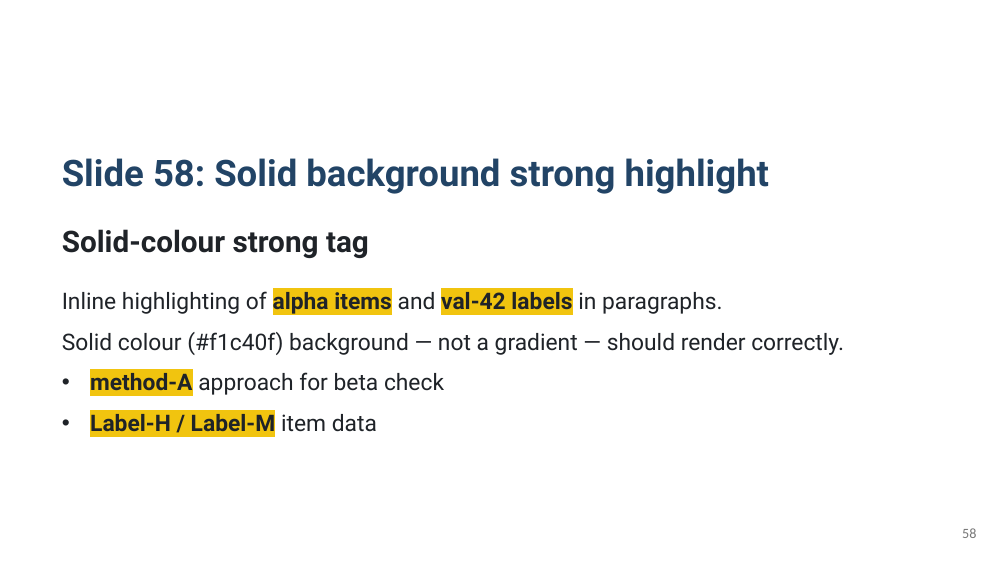
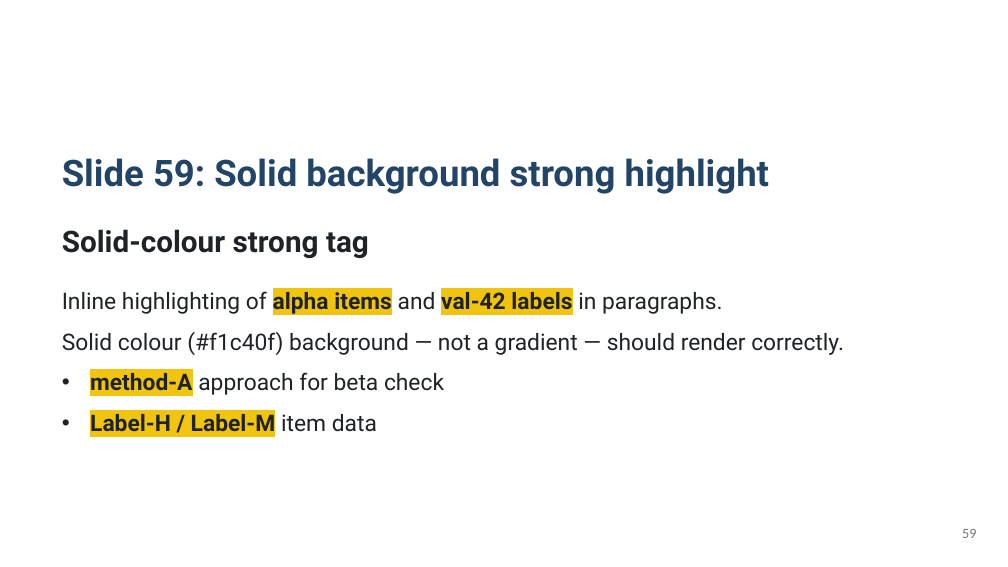
Before and after one commit to KatsuYuzu/marp-to-editable-pptx, a slide deck: slide 59 of output-pptx/test-output.pptx (slide 58 before the commit). Drawn at 1008x567 pixels with LibreOffice and Linux fonts; fonts in the diff are those of the drawing. Boxes give left, top, right and bottom in pixels: in the first picture for what was removed or moved away, otherwise in the second. Text is boxed around its words. In the diff, an @@ line names an element or a change of style, - is before the commit and + after.

```diff
--- a/output-pptx/test-output.pptx
+++ b/output-pptx/test-output.pptx
@@ text at <box>62,158,770,194</box>: text changed @@
-Slide 58: Solid background strong highlight
+Slide 59: Solid background strong highlight
@@ page number at <box>962,529,976,538</box>: text changed @@
-58
+59
```
Also in this commit, not shown: 14 other slides changed, 11 slides added, 1 other file.
